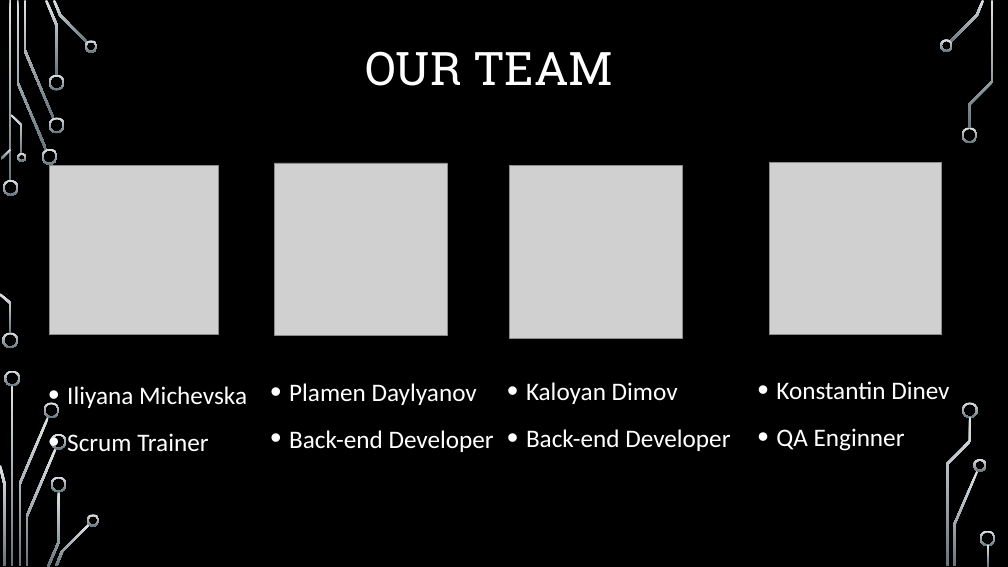
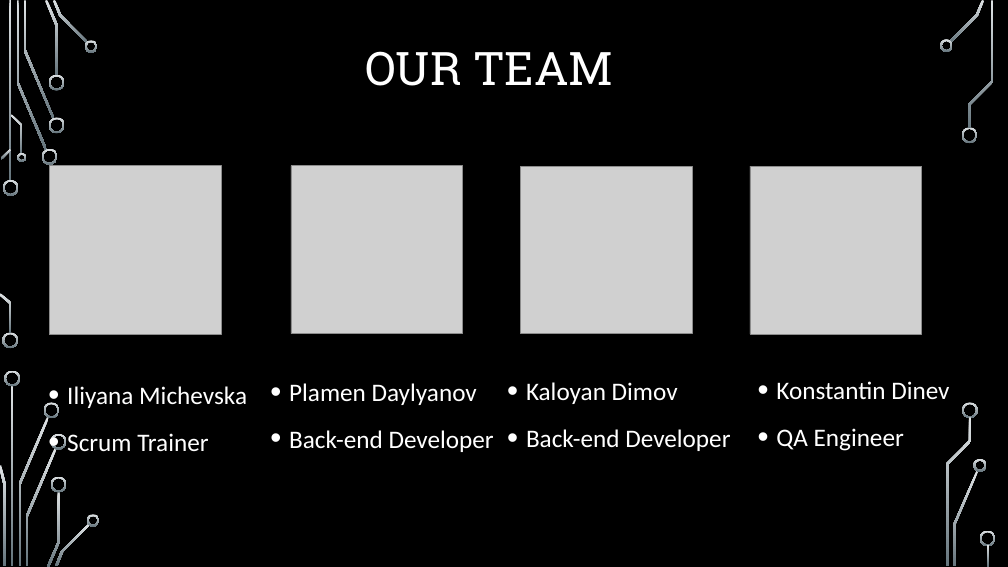
Before and after one commit to INMichevska20/while-logic, a slide deck: slide 2 of Documents/Presentation.pptx. Drawn at 1008x567 pixels with LibreOffice and Linux fonts; fonts in the diff are those of the drawing; grey boxes stand for pictures; background and template pictures are left out. Boxes give left, top, right and bottom in pixels: in the first picture for what was removed or moved away, otherwise in the second. Text is boxed around its words. In the diff, an @@ line names an element or a change of style, - is before the commit and + after.

Commit message:
Change images in the presentation

```diff
--- a/Documents/Presentation.pptx
+++ b/Documents/Presentation.pptx
@@ picture: place and size @@
-picture at (274, 163, 447, 336)
+picture at (291, 166, 463, 333)
@@ picture: place and size @@
-picture at (510, 166, 682, 338)
+picture at (520, 166, 692, 333)
@@ picture: place and size @@
-picture at (770, 163, 942, 335)
+picture at (750, 166, 922, 334)
@@ text at (776, 428, 904, 451): text changed @@
-• QA Enginner
+• QA Engineer
```
Also in this commit, not shown: 1 other file.
